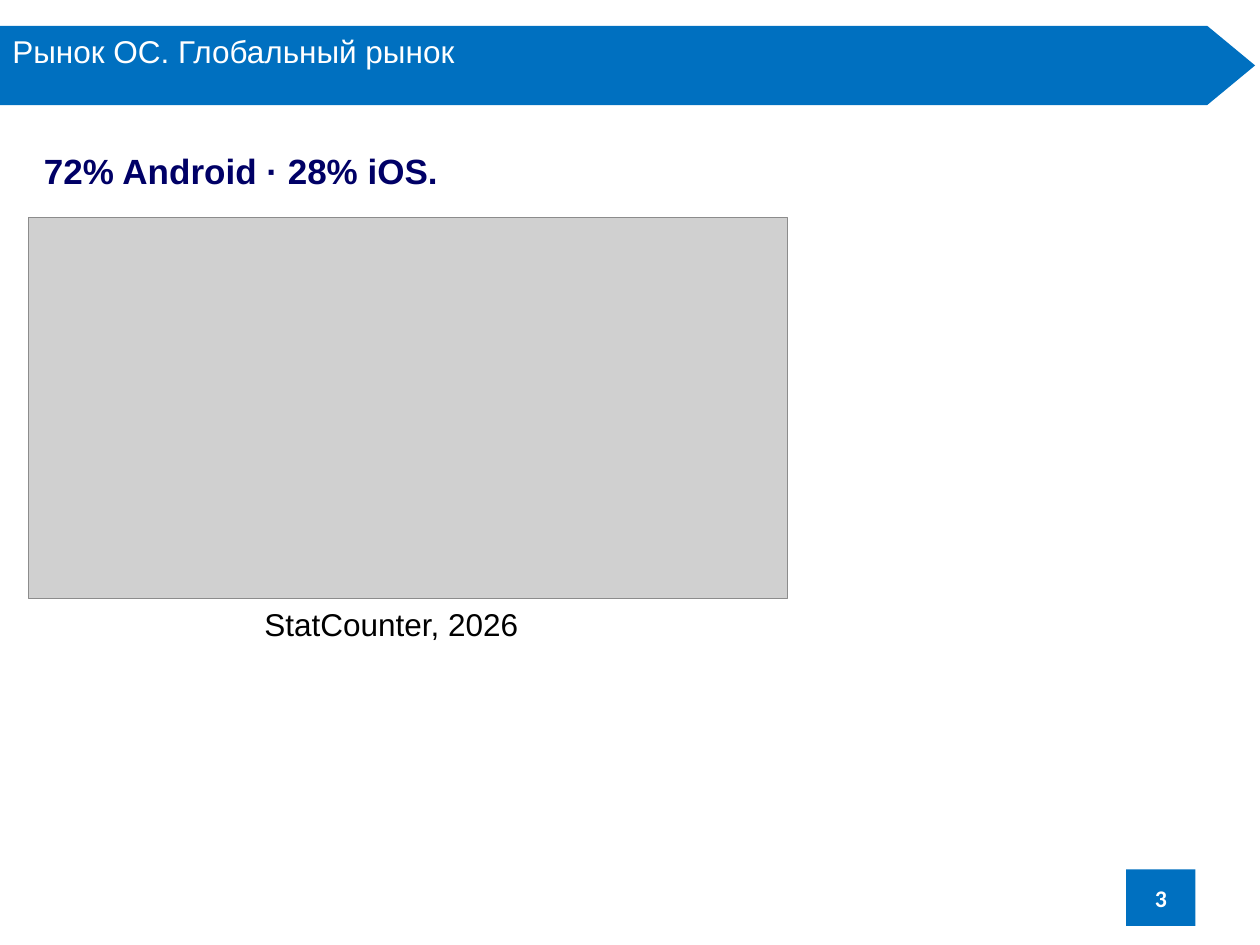
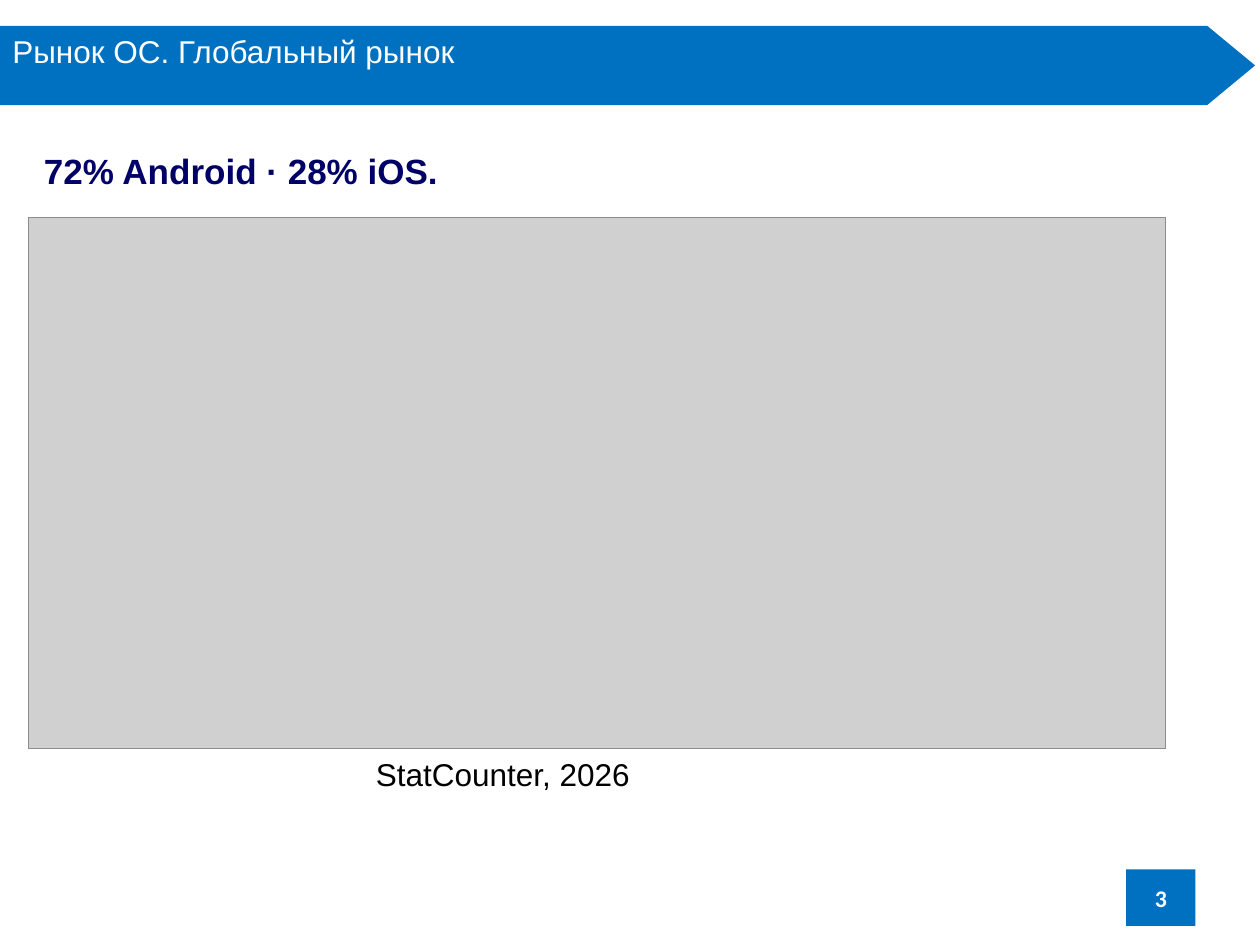
Before and after one commit to HayKor/referat-mobile-OS, a slide deck: slide 3 of Багинян_А_В_доклад.pptx. Drawn at 1260x945 pixels with LibreOffice and Linux fonts; fonts in the diff are those of the drawing; grey boxes stand for pictures. Boxes give left, top, right and bottom in pixels: in the first picture for what was removed or moved away, otherwise in the second. Text is boxed around its words. In the diff, an @@ line names an element or a change of style, - is before the commit and + after.

```diff
--- a/Багинян_А_В_доклад.pptx
+++ b/Багинян_А_В_доклад.pptx
@@ picture: place and size @@
-picture at [28, 218, 786, 598]
+picture at [28, 218, 1166, 748]
@@ text "StatCounter, 2026": place and size @@
-text "StatCounter, 2026" at [264, 614, 518, 640]
+text "StatCounter, 2026" at [376, 764, 630, 790]
```
Also in this commit, not shown: 1 other slide changed, 10 other files.
